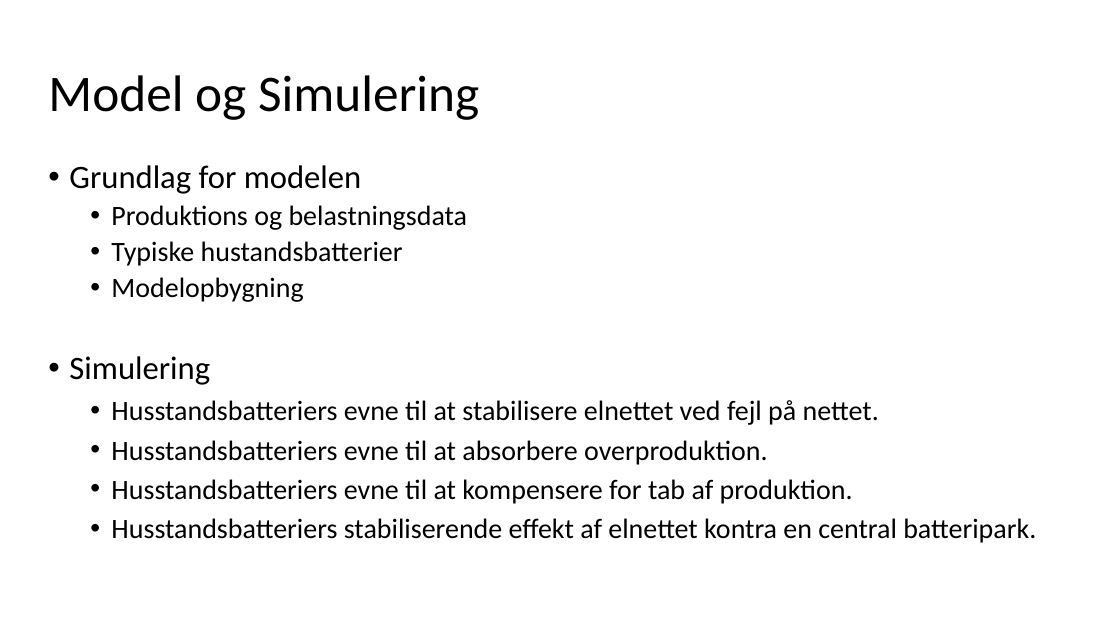
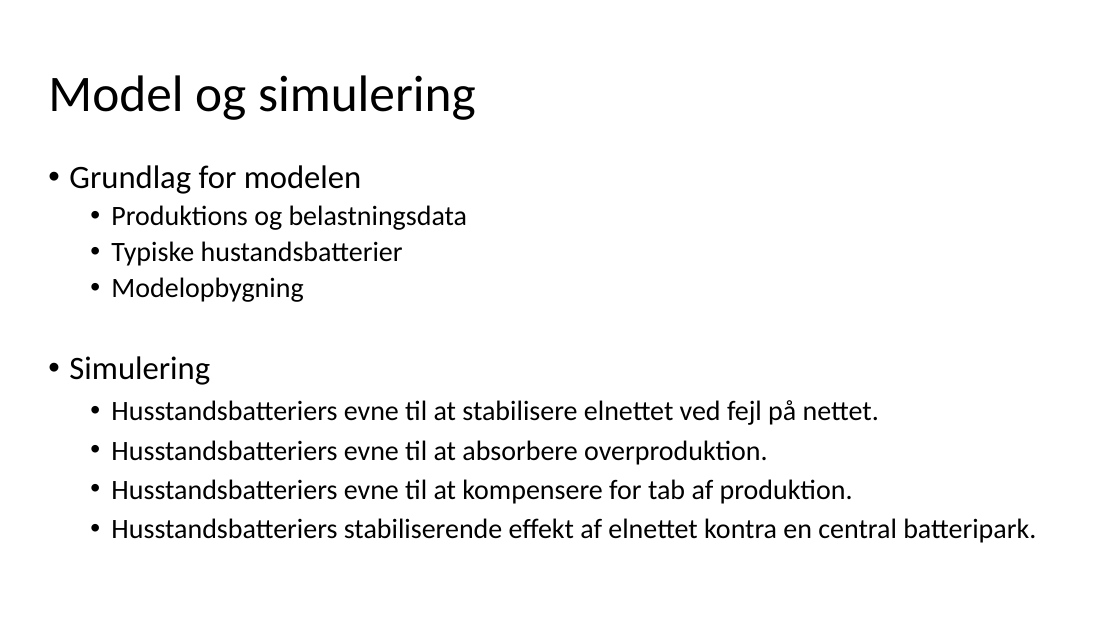
Before and after one commit to LauridsGJ/Energy-System-Stability, a slide deck: slide 4 of Præsentation.pptx. Drawn at 1120x630 pixels with LibreOffice and Linux fonts; fonts in the diff are those of the drawing. Boxes give left, top, right and bottom in pixels: in the first picture for what was removed or moved away, otherwise in the second. Text is boxed around its words. In the diff, an @@ line names an element or a change of style, - is before the commit and + after.

```diff
--- a/Præsentation.pptx
+++ b/Præsentation.pptx
@@ title at (48,75,476,120): text changed @@
-Model og Simulering
+Model og simulering
```
Also in this commit, not shown: 3 other slides changed.
